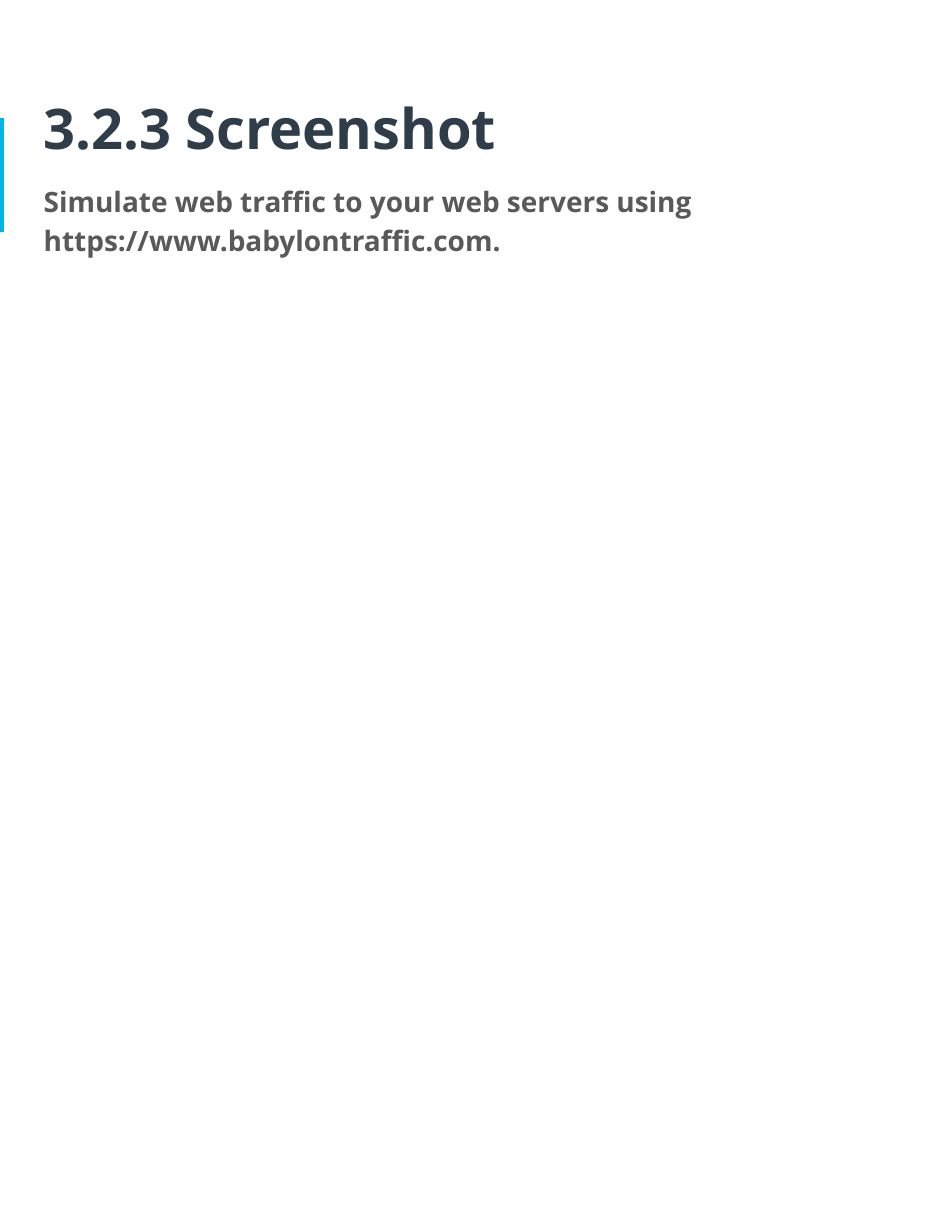
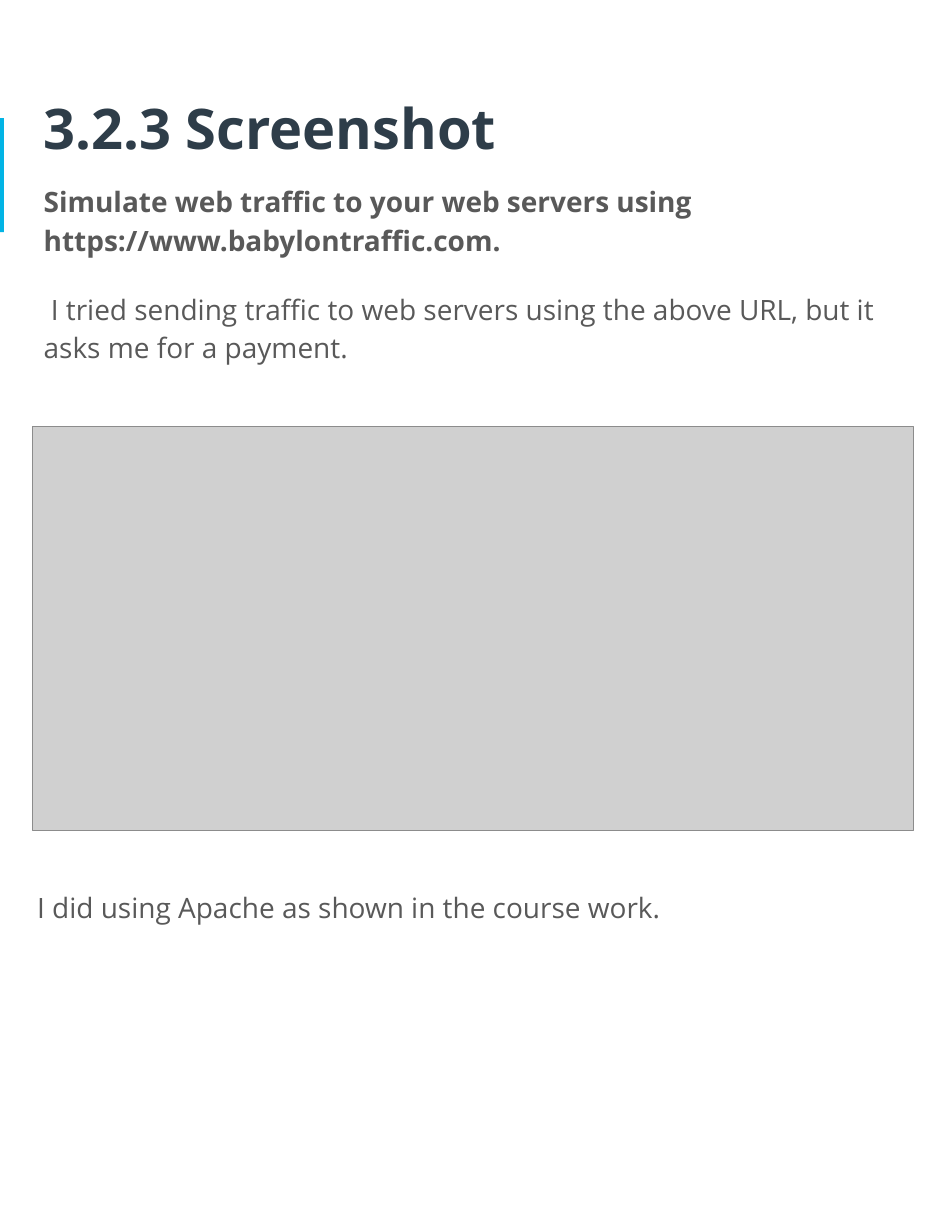
Before and after one commit to osman-software-engineer/enterprise-perimeter-and-network-security, a slide deck: slide 26 of phase-1/CyberSecurity Implementation Plan.pptx. Drawn at 952x1232 pixels with LibreOffice and Linux fonts; fonts in the diff are those of the drawing; grey boxes stand for pictures. Boxes give left, top, right and bottom in pixels: in the first picture for what was removed or moved away, otherwise in the second. Text is boxed around its words. In the diff, an @@ line names an element or a change of style, - is before the commit and + after.

```diff
--- a/phase-1/CyberSecurity Implementation Plan.pptx
+++ b/phase-1/CyberSecurity Implementation Plan.pptx
@@ text added at (x1=44, y1=298, x2=874, y2=365), 18 pt, text #595959 @@
+I tried sending traffic to web servers using the above URL, but it asks me for a payment.
@@ picture added at (x1=32, y1=427, x2=913, y2=830) @@
@@ text added at (x1=37, y1=896, x2=660, y2=925), 18 pt, text #595959 @@
+I did using Apache as shown in the course work.
```
Also in this commit, not shown: 14 other slides changed, 6 slides added.
